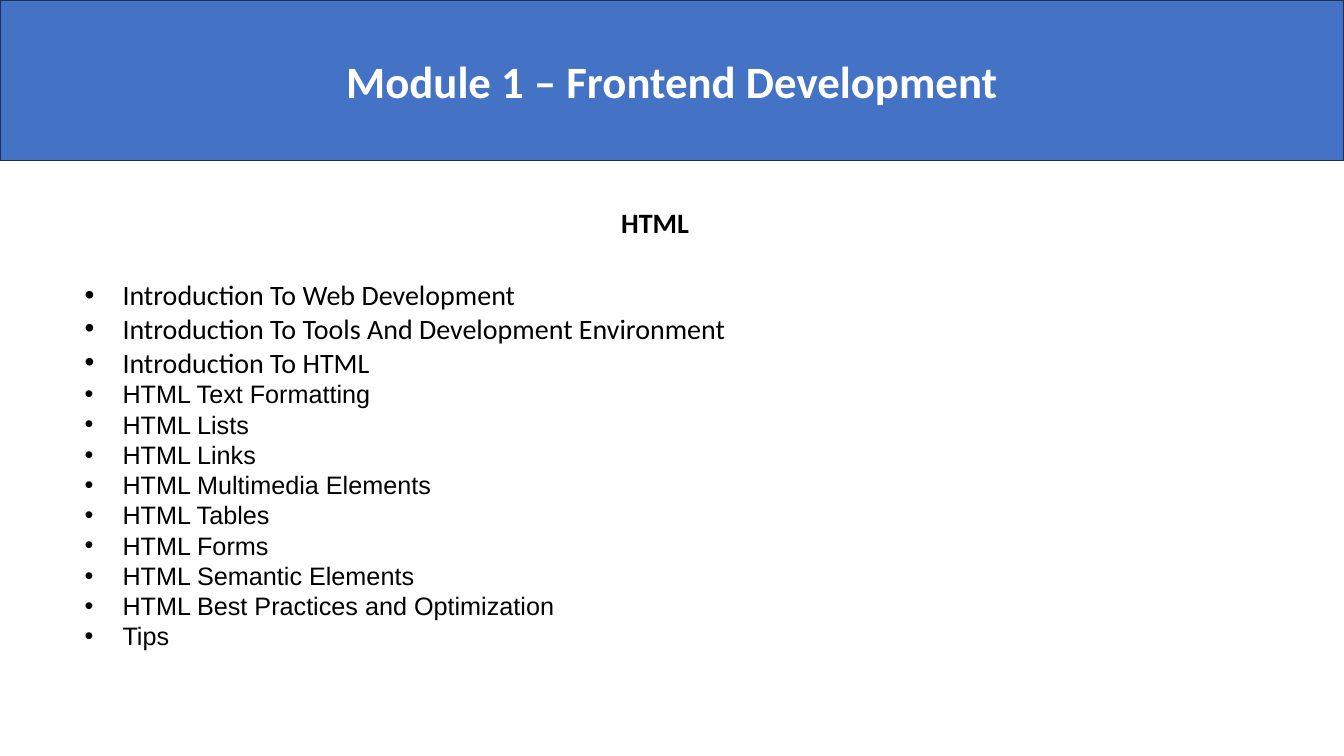
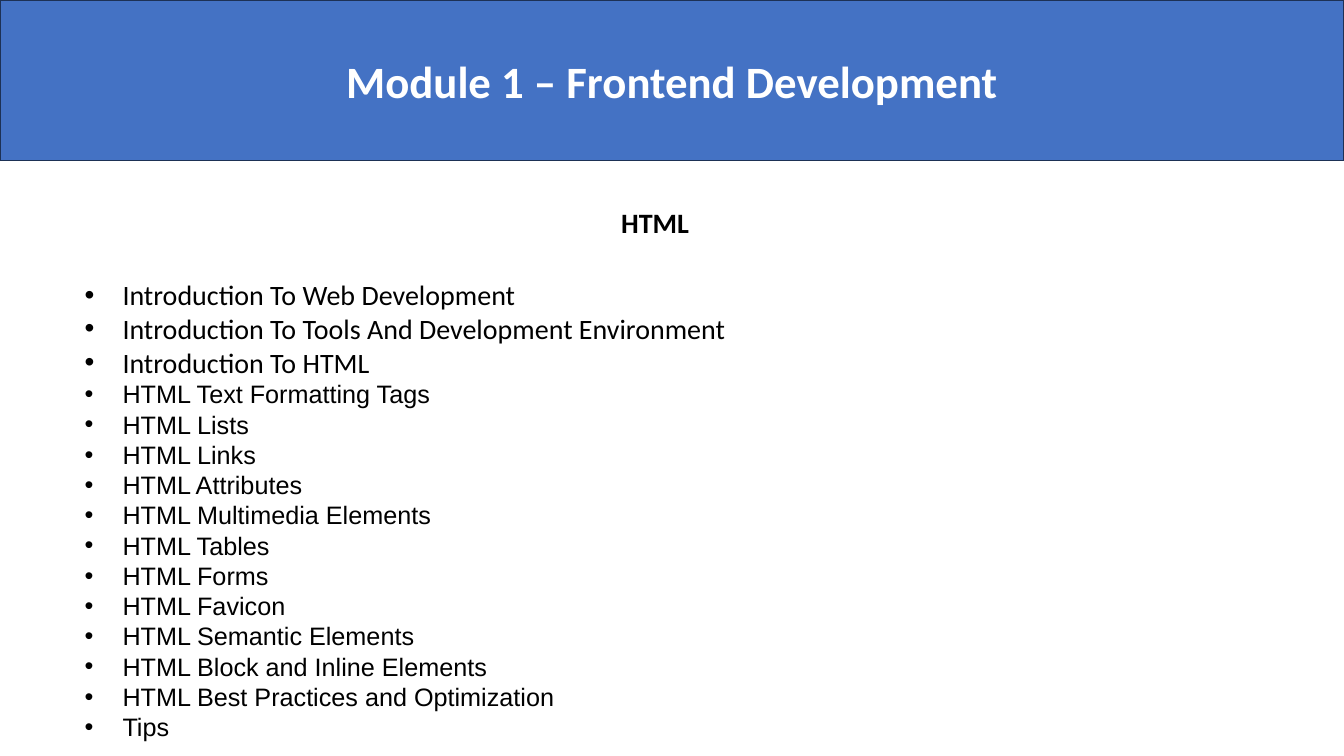
Before and after one commit to Kingsley31/fullstack_web_course_content, a slide deck: slide 2 of COURSE-CURRICULUM.pptx. Drawn at 1344x756 pixels with LibreOffice and Linux fonts; fonts in the diff are those of the drawing. Boxes give left, top, right and bottom in pixels: in the first picture for what was removed or moved away, otherwise in the second. Text is boxed around its words. In the diff, an @@ line names an element or a change of style, - is before the commit and + after.

Commit message:
Added some html module topics

```diff
--- a/COURSE-CURRICULUM.pptx
+++ b/COURSE-CURRICULUM.pptx
@@ text at (x1=123, y1=384, x2=430, y2=409): text changed @@
-• HTML Text Formatting
+• HTML Text Formatting Tags
@@ text at (x1=123, y1=475, x2=302, y2=495): paragraph added @@
+• HTML Attributes
@@ text at (x1=123, y1=596, x2=285, y2=616): paragraph added @@
+• HTML Favicon
@@ text at (x1=123, y1=657, x2=487, y2=677): paragraph added @@
+• HTML Block and Inline Elements
```
Also in this commit, not shown: 4 other files.
